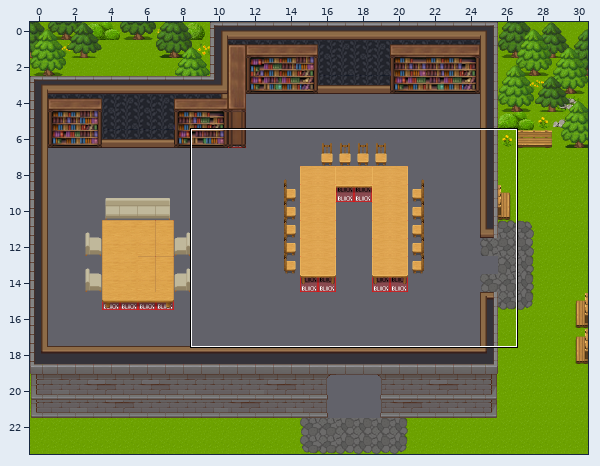
Tiled map (JSON): library.tmj. Above, an overview of the earlier version with the close-up marked.
Close-up. First the earlier version:
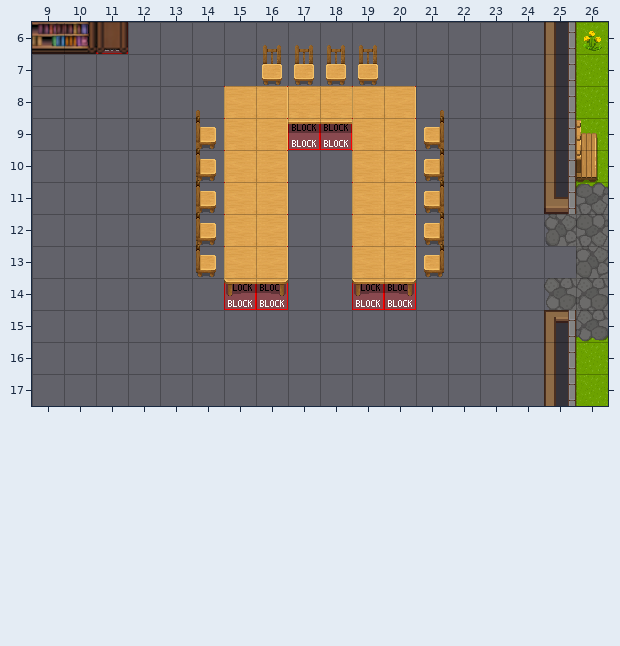
Cells are 32x32 px. Shown: x 9..26, y 6..17. The commit also changed other parts of the map, which this record leaves out. Not drawn, because the pictures are missing: unchanged layers "floor/Floors", "floor/Rugs", "floor/RugsUnderlay".
And afterwards:
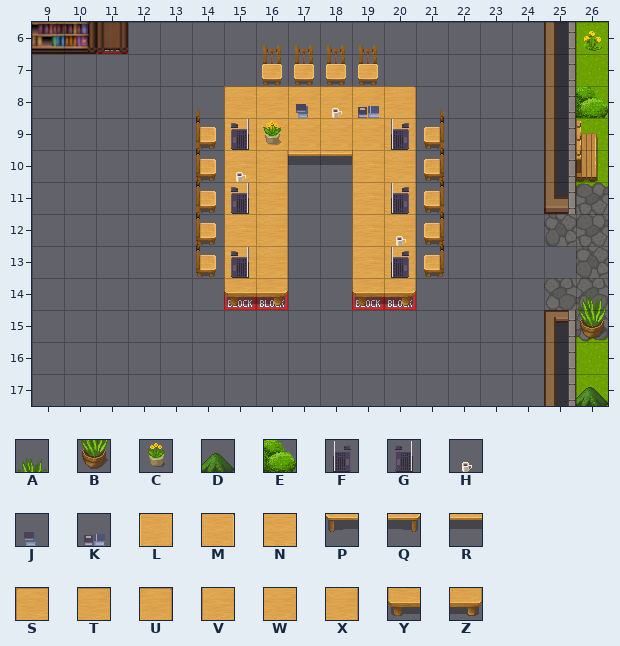
Key: from "WA_Decoration": A 79, B 91, C 93; from "WA_Exterior": D 351, E 453; from "WA_Miscellaneous": F 24, G 25, H 59, J 73, K 74; from "WA_Tables": L 172, M 173, N 175, P 182, Q 183, R 185, S 200, T 201, U 202, V 210, W 211, X 212, Y 220, Z 222.
_ is an empty cell, . an unchanged one.
Tiles of an added or newly shown layer are drawn over the layers below it.
What changed:
--- layer "Outside/Outdoor Benches"
@@ x 15..20 @@
- 9 G....F
+ 9 _...._
@@ x 15..20 @@
-11 G....F
+11 _...._
@@ x 15..20 @@
-13 G....F
+13 _...._
--- layer "Outside/Flowers" (added)
@@ x 26..26 @@
-17 _
+17 D
--- layer "Outside/Tree" (added)
@@ x 26..26 @@
- 8 _
+ 8 E
--- layer "Seating Areas/Tables"
@@ x 15..20 @@
- 8 LMNNLM
- 9 LMRRLM
-10 LM__LM
-11 LM..LM
-12 LM..LM
-13 LM..LM
-14 PQ..PQ
+ 8 STTTTU
+ 9 VWWWWX
+10 VXRRVX
+11 VX..VX
+12 VX..VX
+13 VX..VX
+14 YZ..YZ
--- layer "Decor" (added)
@@ x 15..20 @@
- 8 ..___.
- 9 __..._
-10 _.....
-11 _...._
-12 ....._
-13 _...._
+ 8 ..JHK.
+ 9 GC...F
+10 H.....
+11 G....F
+12 .....H
+13 G....F
--- layer "OutsideTop" (added)
@@ x 26..26 @@
-14 _
-15 _
+14 A
+15 B
Where, in picture pixels (left, top, right, bottom), the same in both close-ups:
changed: (224, 86, 416, 306)
added: (576, 86, 608, 118)
added: (578, 296, 606, 339)
added: (576, 387, 608, 406)
